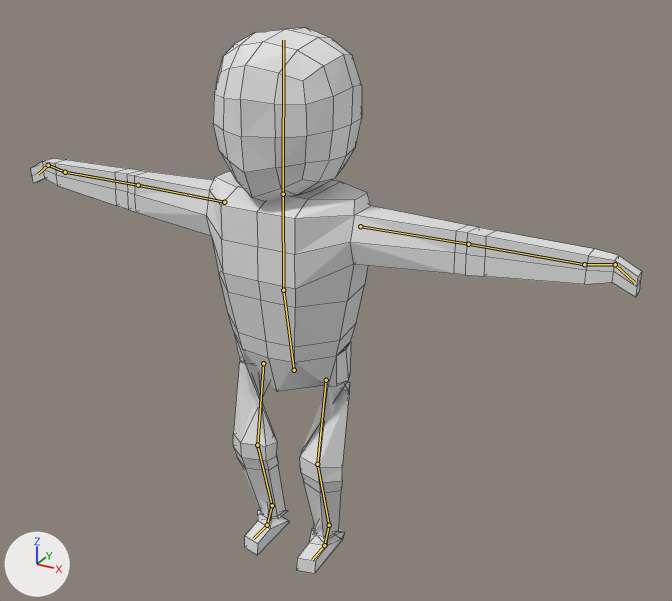
One commit to the Blender file Assets/Dummy.blend: the scene before it, then after it.
Rendered twice from a camera (50 mm lens) standing at (6.24, -10.1, 9.33) and looking at (0.5, 0.33, 4.11). Lighting does not change. The marker at lower left points along +X, +Y and +Z. The bones that bend it are drawn over the model as lines. Mesh edges are drawn as thin lines.
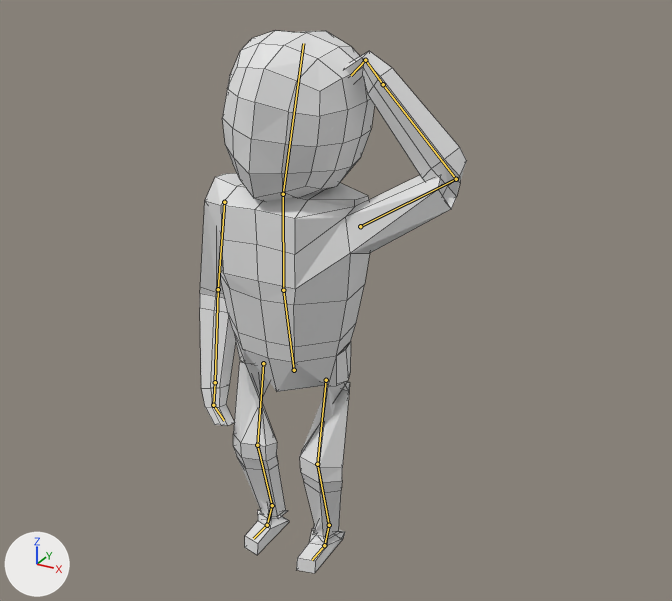
The newer file adds an action. The first version stands in its rest pose; the second is drawn at frame 182 of the action 'Idol_Final.001'.

Changed parts and their boxes [x1, y1, x2, y2] in the pictures (672 x 601 px):
'Cube.001', posed (56% narrower): before [31, 27, 642, 573]; after [200, 30, 466, 573]
bone 'LeftUpperArm', root to tip: before (360, 226) to (468, 244); after (360, 226) to (456, 179)
bone 'LeftLowerArm', root to tip: before (468, 244) to (584, 264); after (456, 179) to (383, 84)
bone 'LeftWrist', root to tip: before (584, 264) to (615, 264); after (383, 84) to (365, 60)
bone 'LeftFingers', root to tip: before (615, 264) to (634, 282); after (365, 60) to (351, 75)
bone 'Head', root to tip: before (283, 194) to (283, 40); after (283, 194) to (303, 43)
bone 'RightUpperArm', root to tip: before (224, 202) to (138, 185); after (224, 202) to (218, 289)
bone 'RightLowerArm', root to tip: before (138, 185) to (65, 172); after (218, 289) to (215, 382)
bone 'RightWrist', root to tip: before (65, 172) to (48, 165); after (215, 382) to (213, 405)

What the commit changed:
Bone 'LeftUpperArm' (bone_leftupperarm) turns from (0, 0, 0) to (53, -50, -43) degrees about its own x, y and z.
Bone 'LeftLowerArm' (bone_leftlowerarm) turns from (0, 0, 0) to (-72, -112, -31) degrees about its own x, y and z.
Bone 'LeftWrist' (bone_leftwrist) turns from (0, 0, 0) to (-9, -5, 0) degrees about its own x, y and z.
Bone 'LeftFingers' (bone_leftfingers) turns from (0, 0, 0) to (-48, -1, 15) degrees about its own x, y and z.
Bone 'Head' (bone_head) turns from (0, 0, 0) to (0, 0, -8) degrees about its own x, y and z.
Bone 'RightUpperArm' (bone_rightupperarm) turns from (0, 0, 0) to (-80, -9, 9) degrees about its own x, y and z.
Bone 'RightLowerArm' (bone_rightlowerarm) turns from (0, 0, 0) to (-11, 10, 24) degrees about its own x, y and z.
Bone 'RightWrist' (bone_rightwrist) turns from (0, 0, 0) to (-9, 5, 0) degrees about its own x, y and z.
